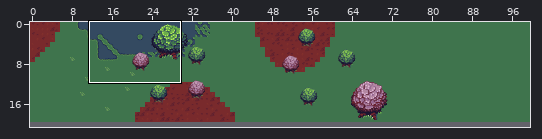
One commit to this Tiled map: assets/tile_maps/path_map.tmx. Above, an overview of the earlier version with the close-up marked.
Close-up. Old version:
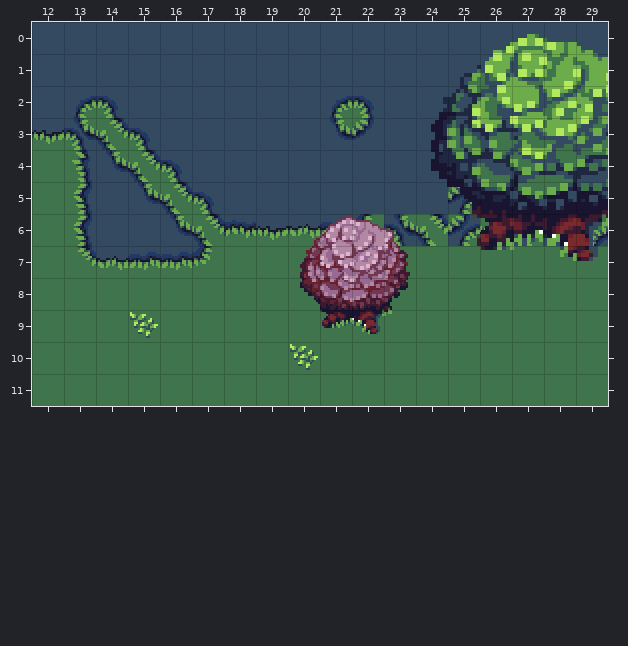
Cells are 16x16 px. Shown: x 12..29, y 0..11. The commit also changed other parts of the map, which this record leaves out.
The same view after the edit:
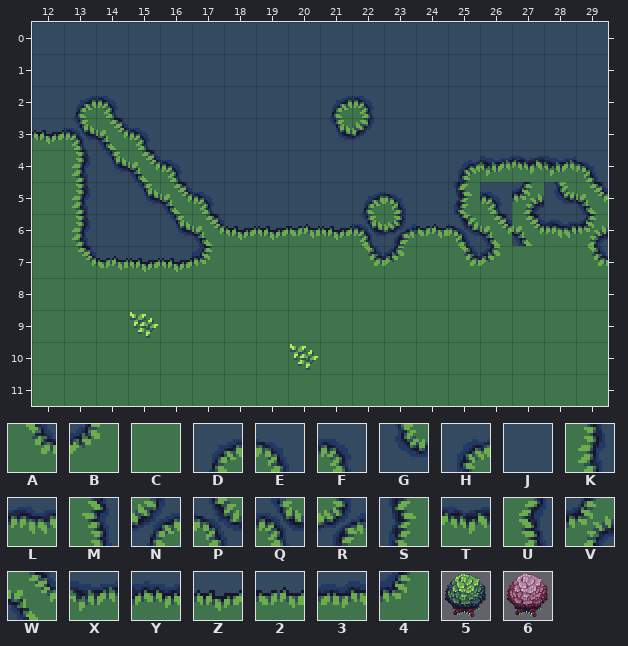
Key: from "backgrounds": A 83 turned 180, B 83 turned 90, C 84, D 92, E 92 turned 90, F 93, G 93 turned 180, H 93 turned 270, J 94, K 104, L 104 turned 270, M 117, N 118, P 118 turned 90, Q 119, R 119 turned 90, S 122, T 122 turned 90, U 130, V 131, W 132, X 135 turned 90, Y 144, Z 145, 2 146, 3 147, 4 148; from "trees": 5 0, 6 1.
_ is an empty cell.
Objects are placed by their top-left corner, in cells (3,4 is the top-left corner of cell 3,4); size is 1x1 cell unless given.
The edit:
{"where": "layer \"bg\""}
{"y":4,"x":13,"old":"M","new":"K"}
{"y":4,"x":25,"old":"JJVNV","new":"HXTXE"}
{"y":5,"x":13,"old":"U","new":"K"}
{"y":5,"x":22,"old":"JJ","new":"DE"}
{"y":5,"x":25,"old":"NQ","new":"SF"}
{"y":5,"x":28,"old":"Q","new":"G"}
{"y":6,"x":13,"old":"U","new":"K"}
{"y":6,"x":18,"old":"Y","new":"Z"}
{"y":6,"x":21,"old":"34QWN","new":"ZQR2P"}
{"y":6,"x":28,"old":"W","new":"L"}
{"y":7,"x":15,"old":"33","new":"ZZ"}
{"y":7,"x":22,"old":"CC","new":"AB"}
{"y":7,"x":25,"old":"CC","new":"AB"}
{"y":7,"x":29,"old":"C","new":"A"}
{"where": "layer \"trees\" (now hidden)"}
{"was": "5 \"big_green\" at 23.9,0.1 size 8.3x7.8"}
{"was": "6 at 20.1,6 size 4x4"}
{"label":"changed","picture_box":[300,34,608,334]}
{"label":"changed","picture_box":[72,150,92,246]}
{"label":"changed","picture_box":[224,220,256,240]}
{"label":"changed","picture_box":[128,252,192,272]}
